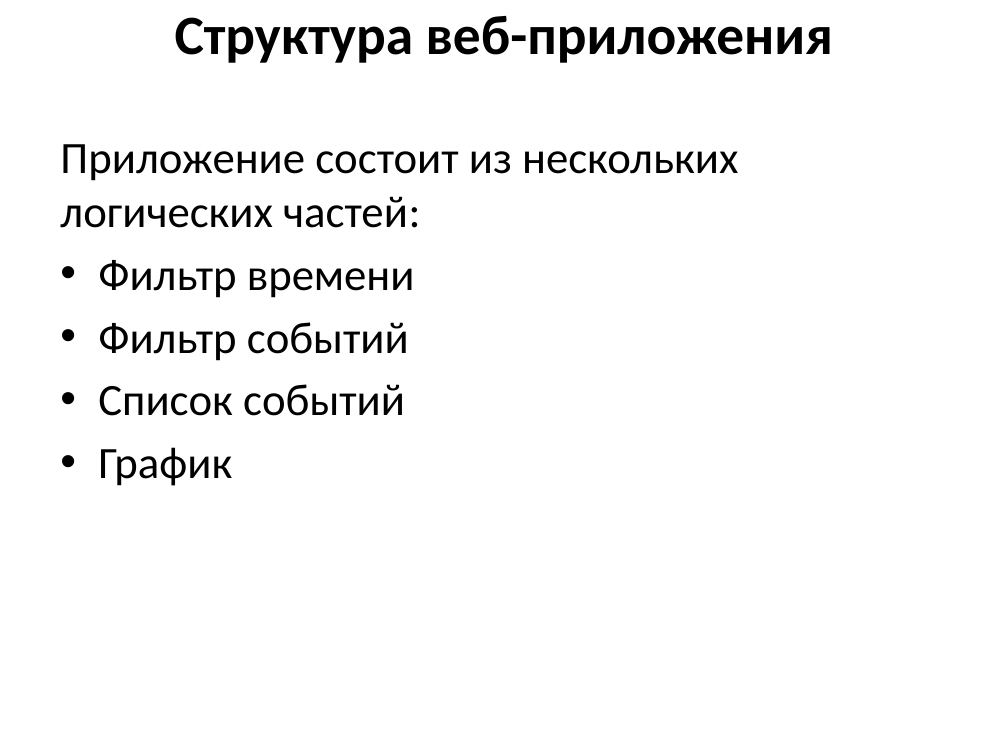
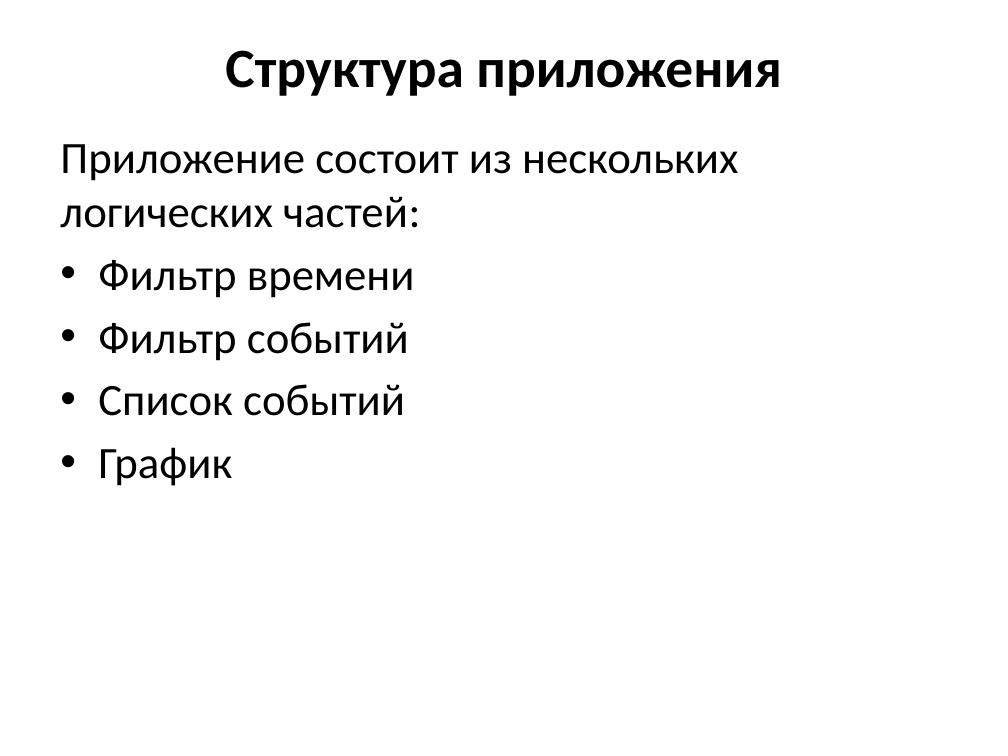
Before and after one commit to OSLL/mooc-lp-statistics, a slide deck: slide 3 of presentation/Сбор статистики курса.pptx. Drawn at 1008x756 pixels with LibreOffice and Linux fonts; fonts in the diff are those of the drawing. Boxes give left, top, right and bottom in pixels: in the first picture for what was removed or moved away, otherwise in the second. Text is boxed around its words. In the diff, an @@ line names an element or a change of style, - is before the commit and + after.

```diff
--- a/presentation/Сбор статистики курса.pptx
+++ b/presentation/Сбор статистики курса.pptx
@@ title at [225,50,782,96]: text changed @@
-Структура веб-приложения
+Структура приложения
```
Also in this commit, not shown: 3 other slides changed, 1 slide added, 1 other file.
